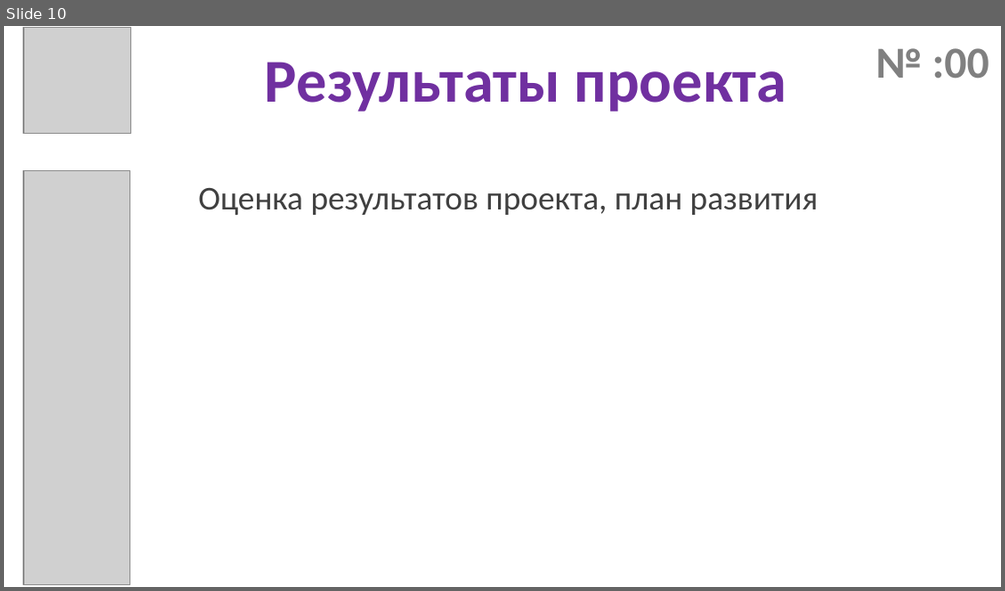
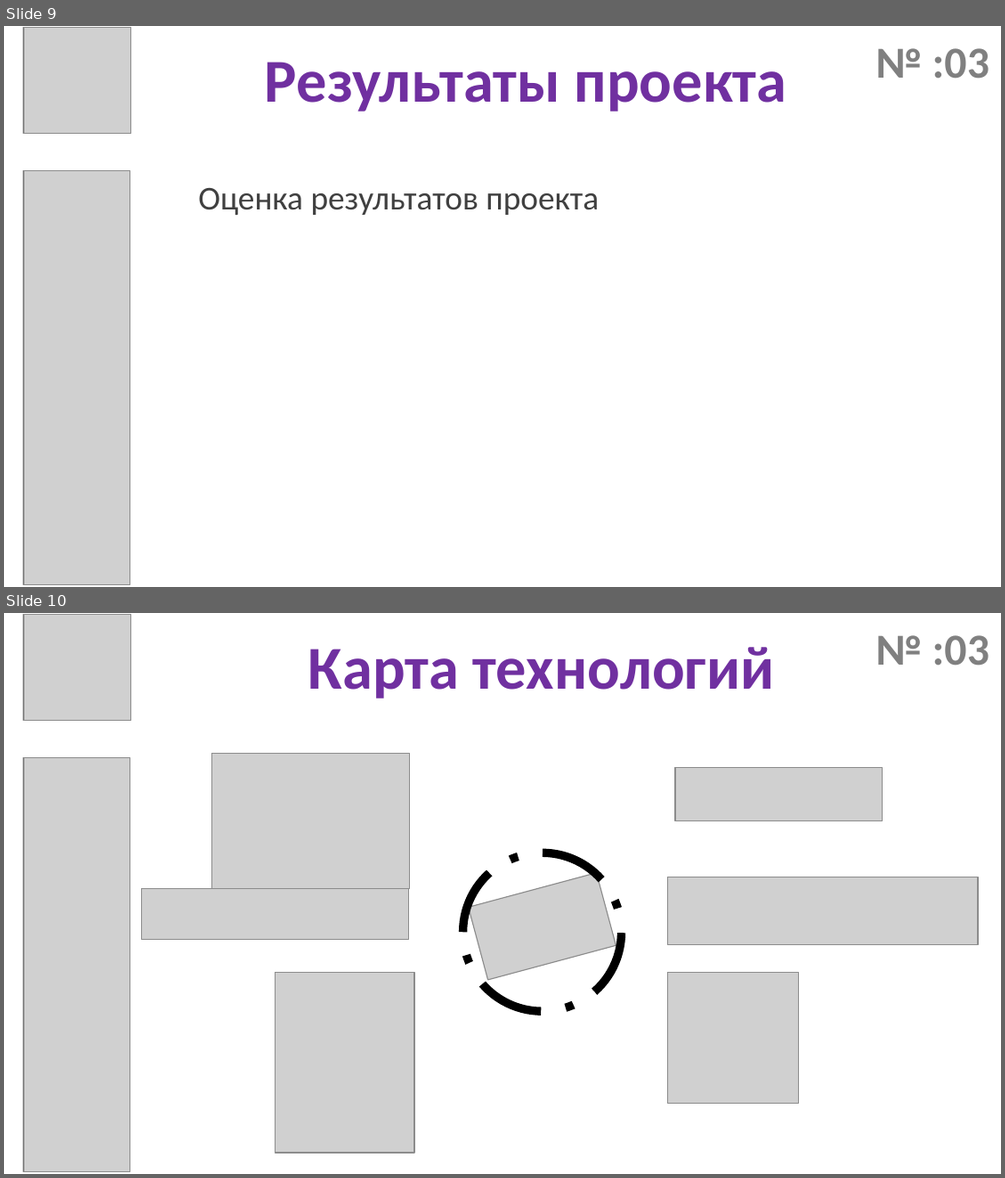
Before and after one commit to dpp-shlyopa-team/Presentation, a slide deck: преза.pptx. Shown one above the other, each under a label of ours: slide 10 before the commit, slides 9 and 10 after it. The pictures are 1005x591 and 1005x1178 pixels, drawn with LibreOffice and Linux fonts; fonts in the diff are those of the drawing; grey boxes stand for pictures. Boxes give left, top, right and bottom in pixels: in the first picture for what was removed or moved away, otherwise in the second. Text is boxed around its words. In the diff, an @@ line names an element or a change of style, - is before the commit and + after.

Commit message:
Первый, последний, цели/задачи, карта технологий

```diff
--- a/преза.pptx
+++ b/преза.pptx
@@ slide 10 added at [4, 613, 1001, 1174], background #FFFFFF @@
@@ picture added at [24, 614, 131, 721] @@
@@ text added at [875, 635, 989, 666], 32 pt, text #808080, bold @@
+№ :03
@@ title added at [308, 647, 775, 698], 44 pt, text #7030A0, bold @@
+Карта технологий
@@ picture added at [24, 757, 129, 1171] @@
@@ picture added at [212, 754, 410, 889] @@
@@ picture added at [675, 768, 882, 820] @@
@@ ellipse added at [462, 852, 621, 1011], outline #000000 6 pt dashed @@
@@ picture added at [468, 872, 615, 979] @@
@@ picture added at [667, 877, 978, 944] @@
@@ picture added at [142, 889, 409, 939] @@
@@ picture added at [275, 972, 414, 1152] @@
@@ picture added at [667, 972, 798, 1103] @@
@@ what was slide 10 is now slide 9 @@
@@ slide 9 changed as well @@
@@ text at [875, 48, 989, 79]: text changed @@
-№ :00
+№ :03
@@ text at [198, 188, 599, 215]: text changed @@
-Оценка результатов проекта, план развития
+Оценка результатов проекта
```
Also in this commit, not shown: 8 other slides changed, 4 other slides added, 3 slides removed.
